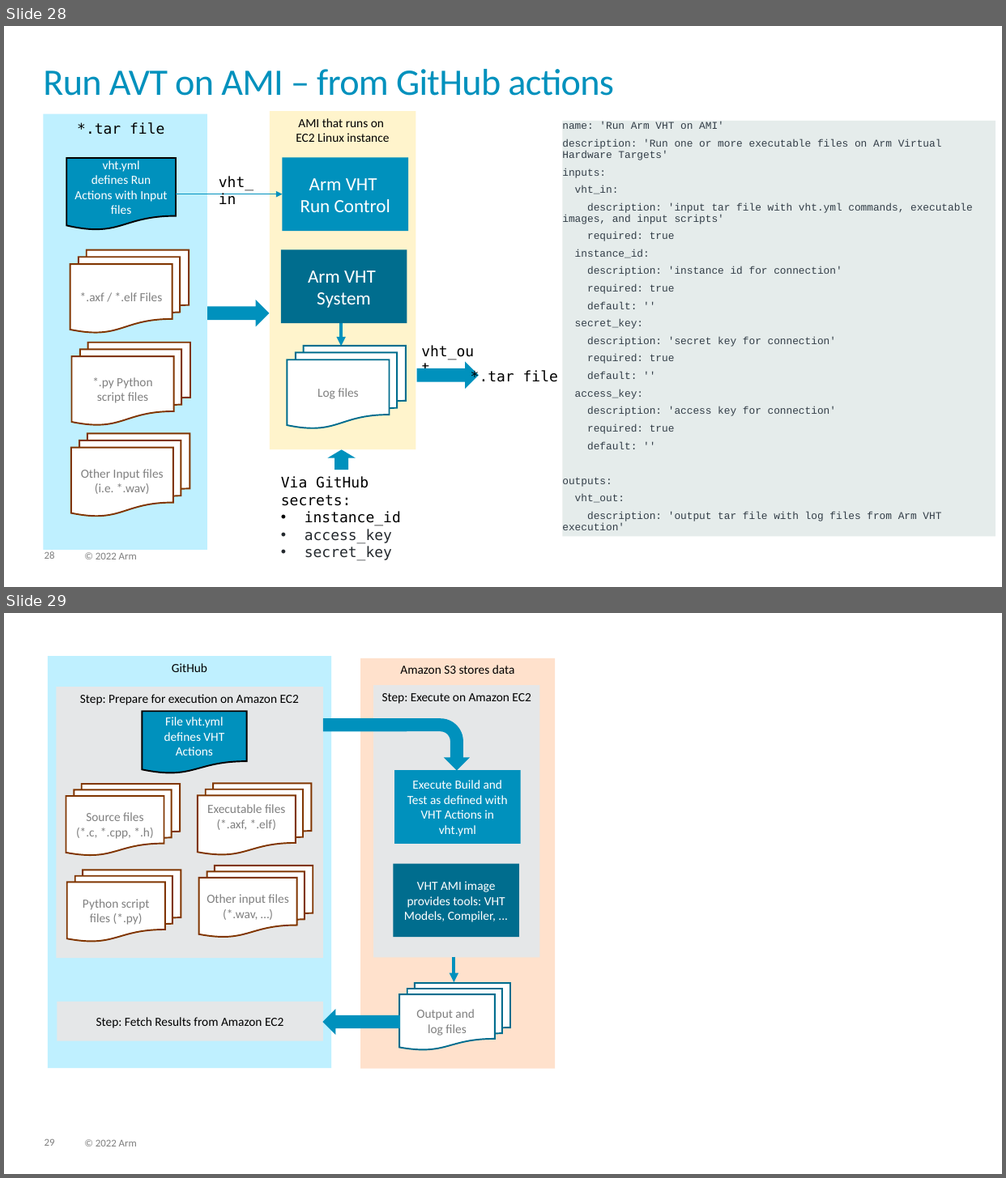
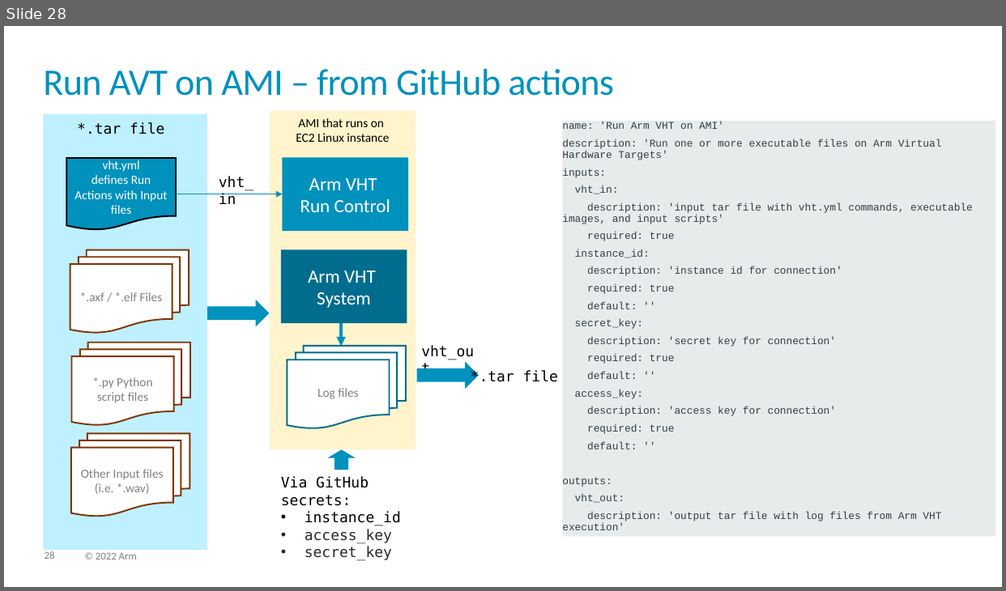
Before and after one commit to ARM-software/AVH, a slide deck: DoxyGen/overview/src/images/img_src.pptx. Shown one above the other, each under a label of ours: slides 28 and 29 before the commit, slide 28 after it. The pictures are 1006x1178 and 1006x591 pixels, drawn with LibreOffice and Linux fonts; fonts in the diff are those of the drawing; background and template pictures are left out. Boxes give left, top, right and bottom in pixels: in the first picture for what was removed or moved away, otherwise in the second. Text is boxed around its words. In the diff, an @@ line names an element or a change of style, - is before the commit and + after.

Commit message:
Removed VHT use in images

```diff
--- a/DoxyGen/overview/src/images/img_src.pptx
+++ b/DoxyGen/overview/src/images/img_src.pptx
@@ slide 29 removed at bbox=[4, 613, 1002, 1174], background #FFFFFF; not listed: 2 template elements that a slide beside it also shows @@
@@ rectangle removed at bbox=[48, 657, 331, 1069] @@
-GitHub
@@ rectangle removed at bbox=[360, 658, 555, 1069] @@
-Amazon S3 stores data
@@ rectangle removed at bbox=[57, 687, 324, 958] @@
-Step: Prepare for execution on Amazon EC2
@@ rectangle removed at bbox=[374, 686, 540, 958] @@
-Step: Execute on Amazon EC2
@@ flow chart document removed at bbox=[142, 711, 246, 774] @@
-File vht.yml
-defines VHT Actions
@@ bent arrow removed at bbox=[323, 719, 470, 771] @@
@@ rectangle removed at bbox=[394, 770, 521, 844] @@
-Execute Build and Test as defined with VHT Actions in vht.yml
@@ flow chart multidocument removed at bbox=[66, 784, 180, 855] @@
-Source files
-(*.c, *.cpp, *.h)
@@ flow chart multidocument removed at bbox=[197, 784, 311, 855] @@
-Executable files
-(*.axf, *.elf)
@@ flow chart multidocument removed at bbox=[67, 871, 181, 942] @@
-Python script files (*.py)
@@ flow chart multidocument removed at bbox=[198, 866, 313, 937] @@
-Other input files (*.wav, …)
@@ rectangle removed at bbox=[394, 864, 519, 937] @@
-VHT AMI image provides tools: VHT Models, Compiler, ...
@@ arrow removed from (454, 957) to (454, 983) @@
@@ flow chart multidocument removed at bbox=[399, 983, 510, 1050] @@
-Output and
-log files
@@ rectangle removed at bbox=[57, 1002, 324, 1041] @@
-Step: Fetch Results from Amazon EC2
@@ right arrow removed at bbox=[323, 1009, 400, 1035] @@
```
Also in this commit, not shown: 7 slides changed, 7 other files.
